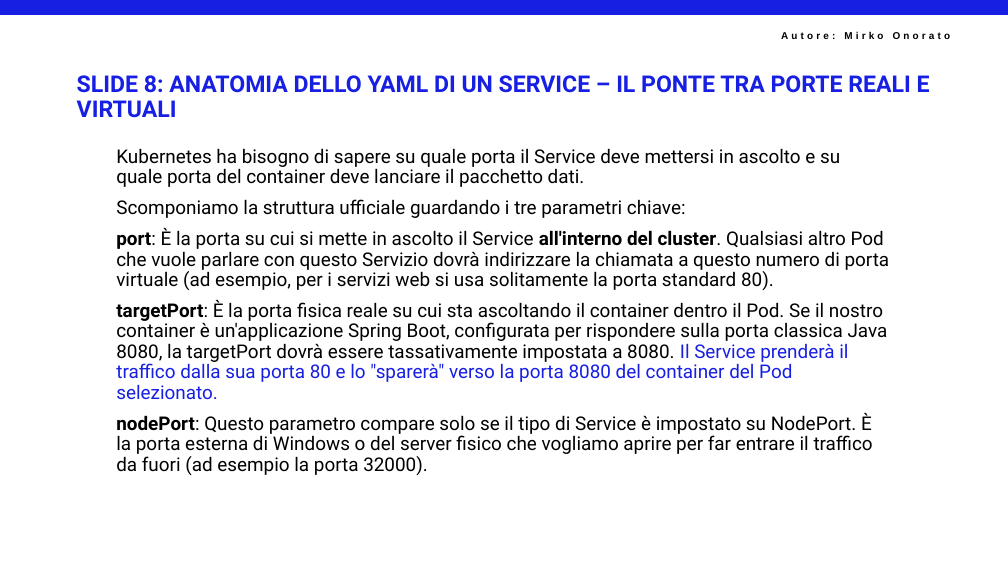
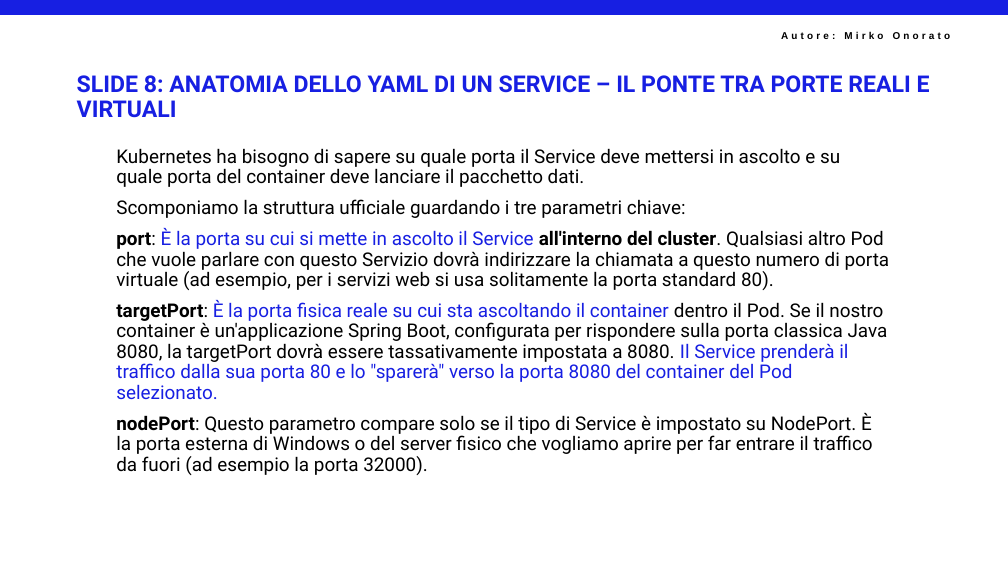
Before and after one commit to mirkoSkF/Docker-Slides, a slide deck: slide 10 of 5 - IL NETWORKING DI KUBERNETES E I SERVICE (L'ANIMA DELLA RETE).pptx. Drawn at 1008x567 pixels with LibreOffice and Linux fonts; fonts in the diff are those of the drawing; background and template pictures are left out. Boxes give left, top, right and bottom in pixels: in the first picture for what was removed or moved away, otherwise in the second. Text is boxed around its words. In the diff, an @@ line names an element or a change of style, - is before the commit and + after.

```diff
--- a/5 - IL NETWORKING DI KUBERNETES E I SERVICE (L'ANIMA DELLA RETE).pptx
+++ b/5 - IL NETWORKING DI KUBERNETES E I SERVICE (L'ANIMA DELLA RETE).pptx
@@ text at [116,228,890,399]: text colour #000000 to #171FE2 in "È la porta su cui si mette ...", "È la porta fisica reale su cui ..." @@
```
Also in this commit, not shown: 2 other slides changed, 16 slides added.
